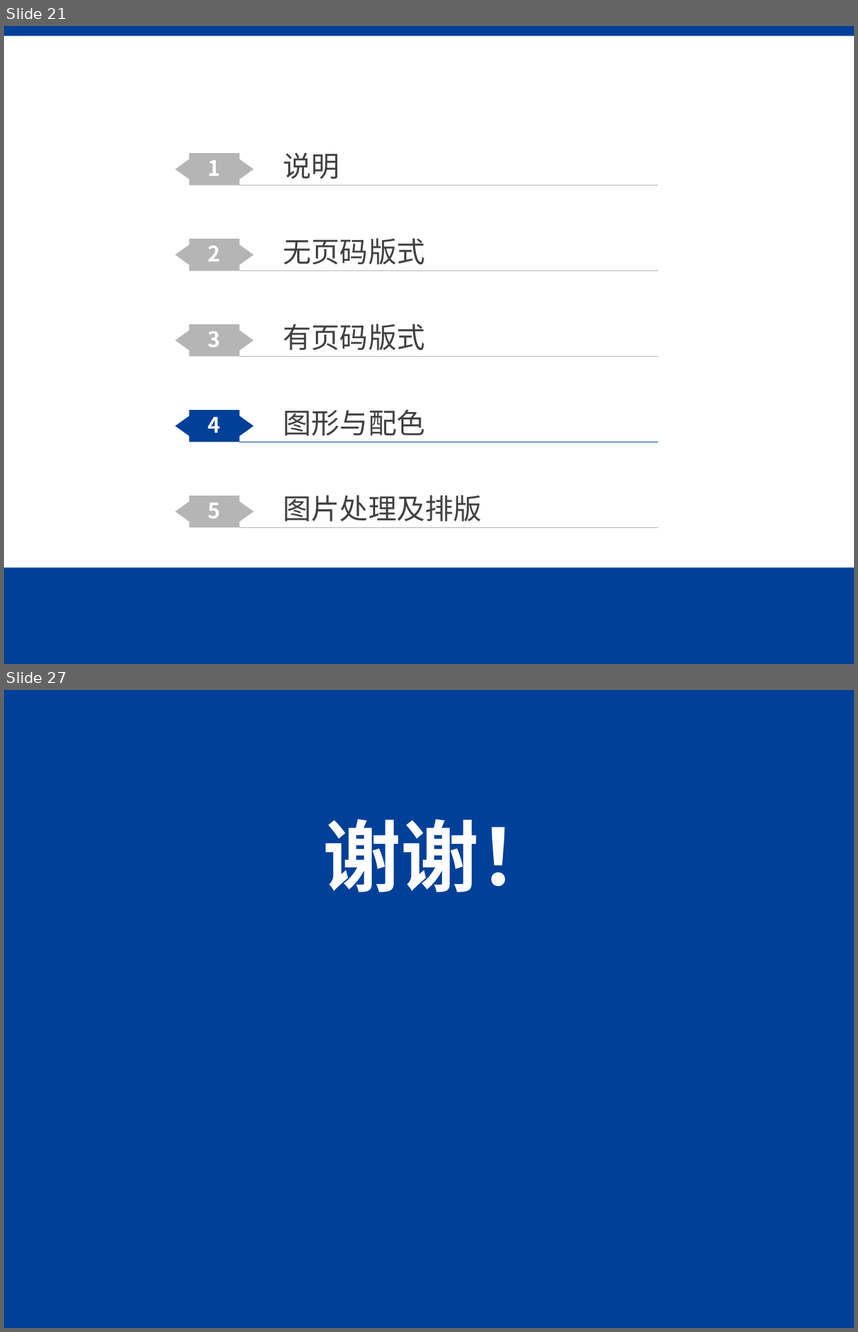
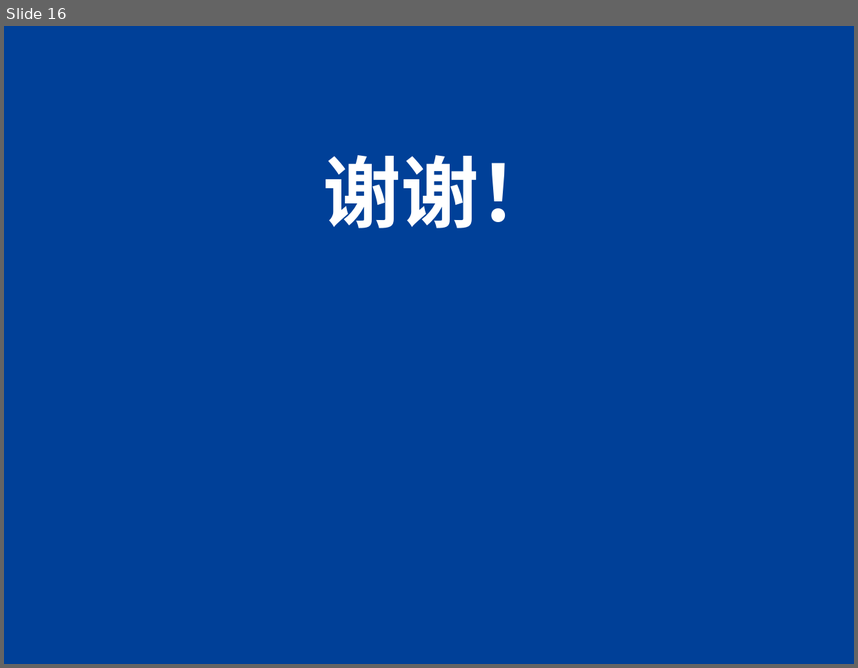
Before and after one commit to gyfastas/EE397, a slide deck: PPT/中期检测报告.pptx. Shown one above the other, each under a label of ours: slides 21 and 27 before the commit, slide 16 after it; the slides between them are not shown. The pictures are 858x1332 and 858x668 pixels, drawn with LibreOffice and Linux fonts; fonts in the diff are those of the drawing; background and template pictures are left out. Boxes give left, top, right and bottom in pixels: in the first picture for what was removed or moved away, otherwise in the second. Text is boxed around its words. In the diff, an @@ line names an element or a change of style, - is before the commit and + after.

```diff
--- a/PPT/中期检测报告.pptx
+++ b/PPT/中期检测报告.pptx
@@ slide 21 removed at box(4, 26, 854, 664), background #FFFFFF @@
@@ rectangle removed at box(4, 26, 854, 36) @@
@@ title removed at box(34, 48, 635, 80) @@
-目录 Contents
@@ freeform shape removed at box(175, 154, 253, 186) @@
@@ text removed at box(208, 160, 221, 176) @@
-1
@@ text removed at box(283, 152, 340, 179) @@
-说明
@@ line removed from (239, 185) to (657, 185) @@
@@ freeform shape removed at box(175, 239, 253, 271) @@
@@ text removed at box(208, 245, 221, 261) @@
-2
@@ text removed at box(283, 238, 425, 265) @@
-无页码版式
@@ line removed from (239, 271) to (657, 271) @@
@@ freeform shape removed at box(175, 324, 253, 357) @@
@@ text removed at box(208, 331, 221, 347) @@
-3
@@ text removed at box(283, 323, 425, 350) @@
-有页码版式
@@ line removed from (239, 356) to (657, 356) @@
@@ freeform shape removed at box(175, 410, 253, 441) @@
@@ text removed at box(208, 417, 221, 432) @@
-4
@@ text removed at box(283, 409, 425, 436) @@
-图形与配色
@@ line removed from (239, 441) to (657, 441) @@
@@ freeform shape removed at box(175, 495, 253, 528) @@
@@ text removed at box(283, 495, 481, 521) @@
-图片处理及排版
@@ text removed at box(208, 502, 221, 518) @@
-5
@@ line removed from (239, 528) to (657, 528) @@
@@ rectangle removed at box(4, 568, 854, 664) @@
@@ what was slide 27 is now slide 16 @@
```
Also in this commit, not shown: 4 slides changed, 11 slides added, 21 other slides removed, 3 other files.
